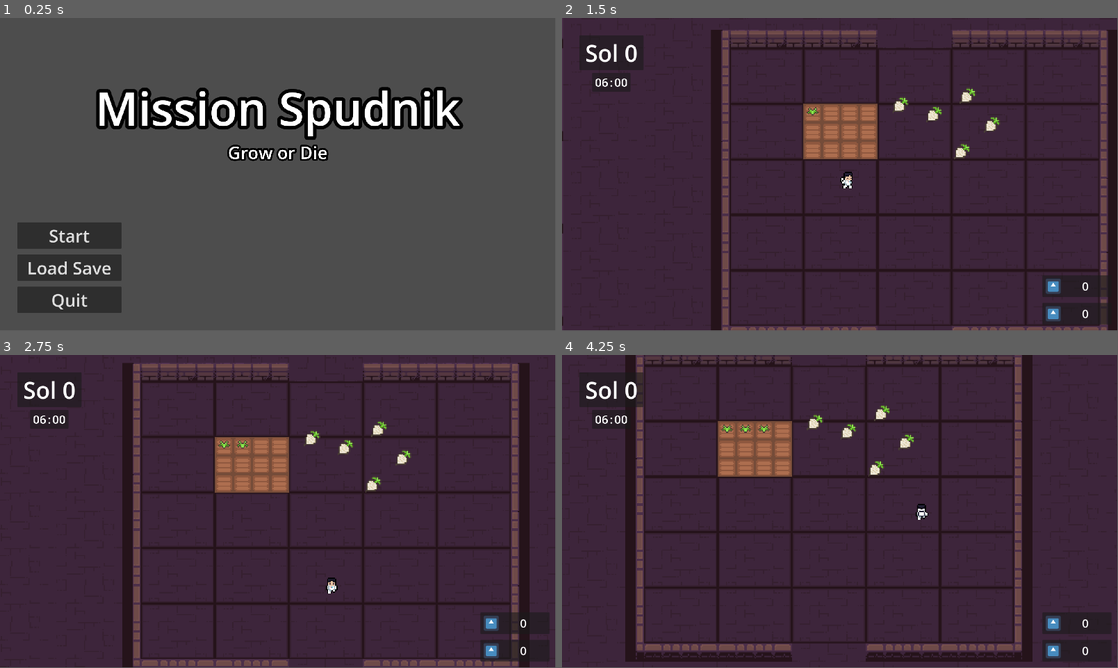
Above: before the commit, frames 1-4 (two rows, left to right).
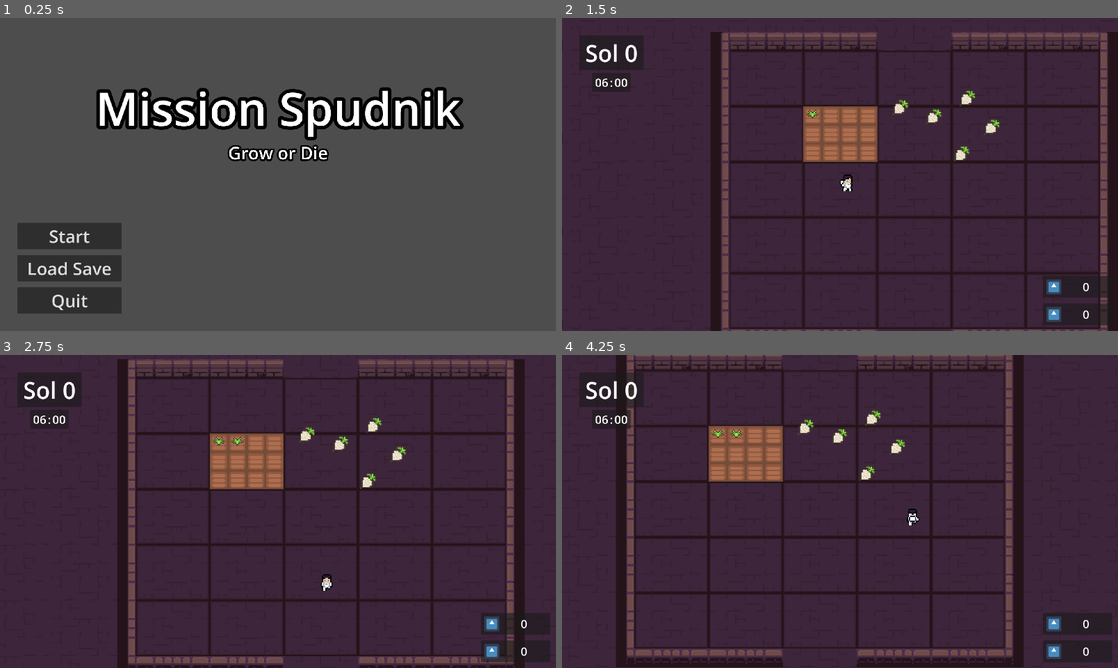
Above: after the commit, the same moments.

Repository: Saj-Hoque/MissionSpud
Game: Godot game, scene res://Menu/menu.tscn
Same seed, same stepped clock (60 frames per second), same inputs: the game is played once before the commit and once after it. The engine's default icon, where the game draws it, is replaced by a stand-in: a white triangle on a blue panel in a dark square.
Inputs (mouse positions are in pixels of both pictures, inside the frame that each line leads up to):
- Up to frame 1 (0.25 s): no input
- Up to frame 2 (1.5 s): click "Start" at 0.5 s; move the mouse to (812, 105) at 1.27 s; hold D (right) from 1.28 s (still down); click (812, 105) at 1.35 s
- Up to frame 3 (2.75 s): move the mouse to (266, 458) at 2.02 s; release D (right) at 2.03 s; hold S (down) from 2.03 s (still down); click (266, 458) at 2.1 s
- Up to frame 4 (4.25 s): move the mouse to (823, 445) at 2.77 s; release S (down) at 2.78 s; hold D (right) 2.78-3.53 s; click (823, 445) at 2.85 s; move the mouse to (812, 420) at 3.52 s; hold W (up) from 3.53 s (still down); click (812, 420) at 3.6 s
The window is 799x449 before the commit and 800x450 after it. Grey fills any space a smaller window leaves; there, only what the larger window draws over its background counts as a difference.

The runs differ from the first frame. In frame 1, 1.8% of the frame differs, in the area x 3-84%, y 22-95%; in frame 2, 7.3%; in frame 3, 17%; in frame 4, 20%, in the area x 4-95%, y 0-100%.

Commit message:
added some modifications to project settings to limit camera shaking from positional smoothing

Diff:
--- a/Player/player.tscn
+++ b/Player/player.tscn
@@ -235,7 +235,7 @@
 limit_bottom = 528
 limit_smoothed = true
 position_smoothing_enabled = true
-position_smoothing_speed = 2.0
+position_smoothing_speed = 3.0
 drag_horizontal_enabled = true
 drag_vertical_enabled = true
 drag_left_margin = 0.1
--- a/project.godot
+++ b/project.godot
@@ -26,6 +26,8 @@
 window/size/viewport_width=1920
 window/size/viewport_height=1080
 window/size/mode=3
+window/stretch/mode="viewport"
+window/stretch/scale_mode="integer"
 
 [input]
 
